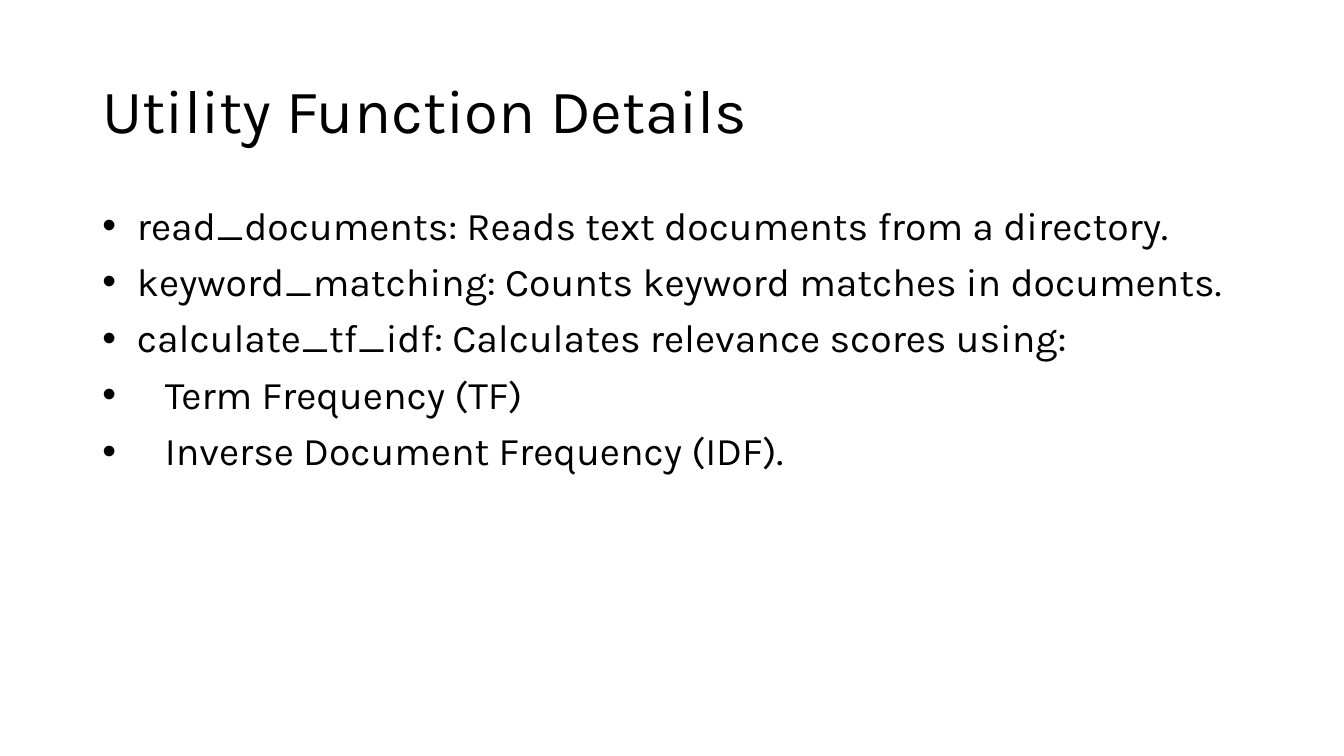
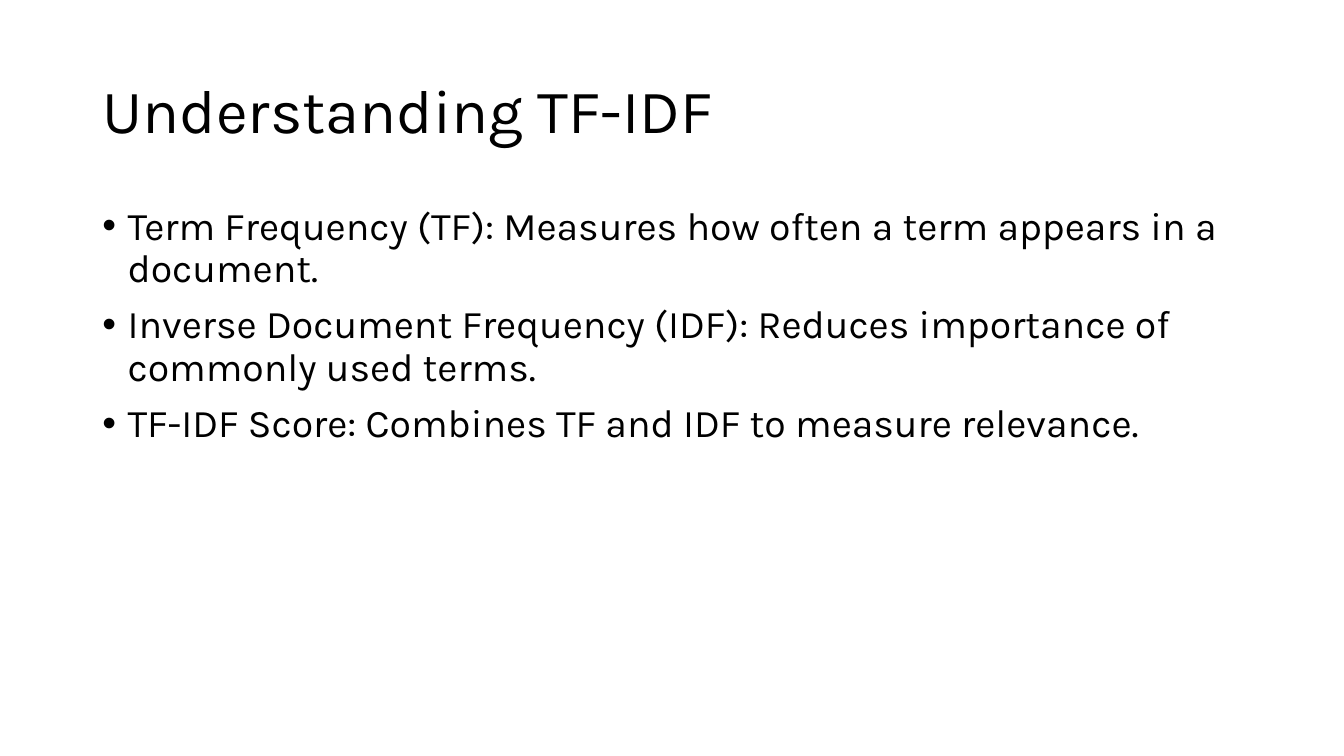
Before and after one commit to AbdulMateenzwl/Information-Retrieval, a slide deck: slide 6 of Assignment 2 (Document Ranking)/Report.pptx (slide 4 before the commit). Drawn at 1344x756 pixels with LibreOffice and Linux fonts; fonts in the diff are those of the drawing. Boxes give left, top, right and bottom in pixels: in the first picture for what was removed or moved away, otherwise in the second. Text is boxed around its words. In the diff, an @@ line names an element or a change of style, - is before the commit and + after.

```diff
--- a/Assignment 2 (Document Ranking)/Report.pptx
+++ b/Assignment 2 (Document Ranking)/Report.pptx
@@ title at (102, 90, 713, 148): text changed @@
-Utility Function Details
+Understanding TF-IDF
@@ text at (128, 211, 1217, 438): text changed @@
-• read_documents: Reads text documents from a directory.
-• keyword_matching: Counts keyword matches in documents.
-• calculate_tf_idf: Calculates relevance scores using:
-• Term Frequency (TF)
-• Inverse Document Frequency (IDF).
+• Term Frequency (TF): Measures how often a term appears in a document.
+• Inverse Document Frequency (IDF): Reduces importance of commonly used terms.
+• TF-IDF Score: Combines TF and IDF to measure relevance.
```
Also in this commit, not shown: 10 slides added, 5 slides removed, 25 other files.
